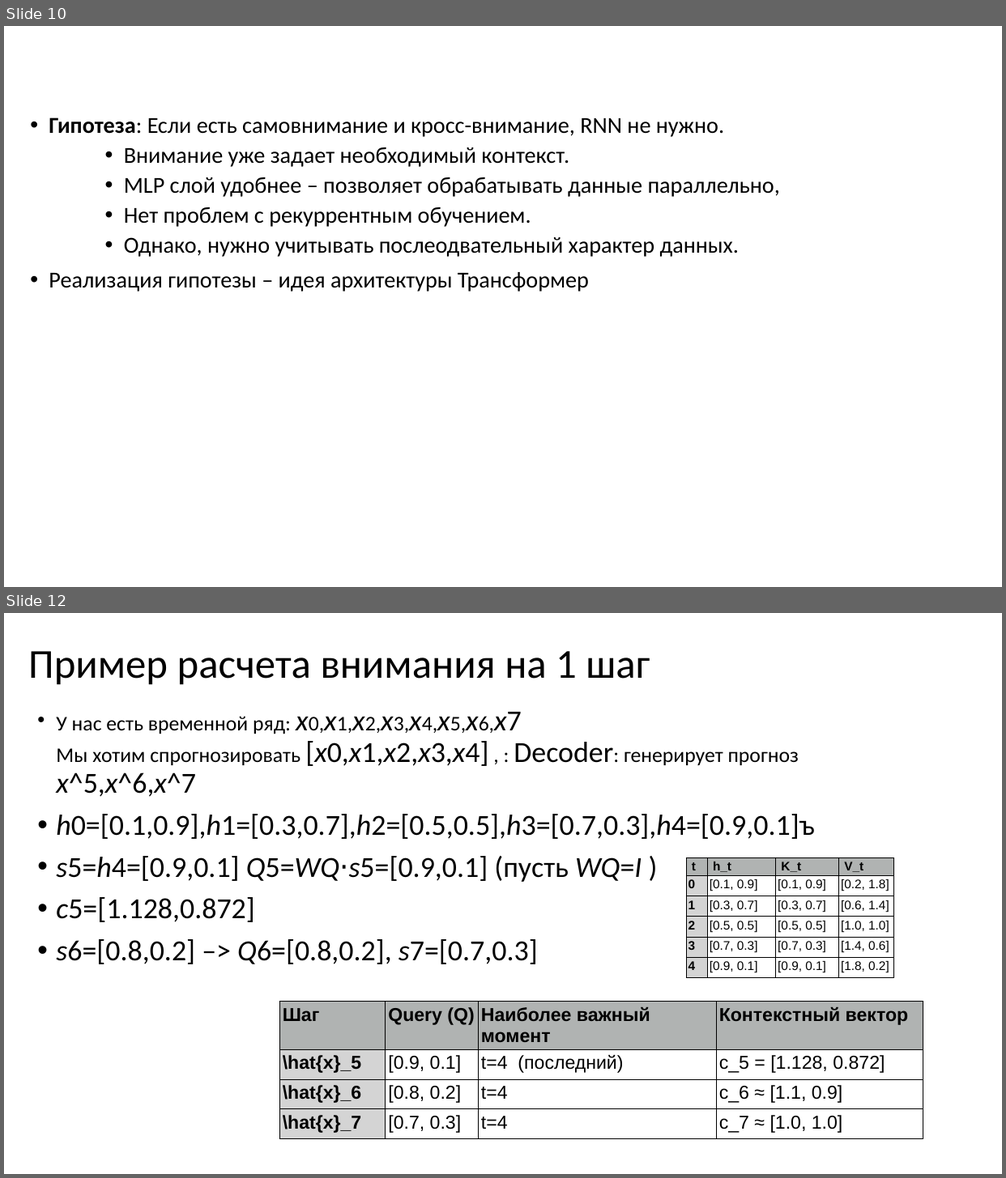
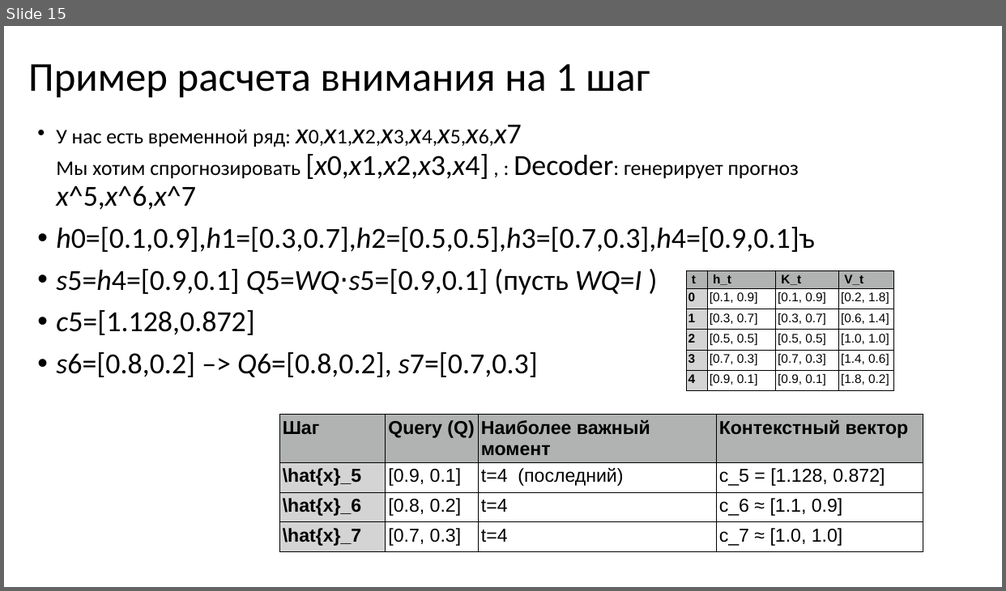
Before and after one commit to MVRonkin/TimeSeriesCourse, a slide deck: 2025/LEC/07-3 Transformers.pptx. Shown one above the other, each under a label of ours: slides 10 and 12 before the commit, slide 15 after it; the slides between them are not shown. The pictures are 1006x1178 and 1006x591 pixels, drawn with LibreOffice and Linux fonts; fonts in the diff are those of the drawing. Boxes give left, top, right and bottom in pixels: in the first picture for what was removed or moved away, otherwise in the second. Text is boxed around its words. In the diff, an @@ line names an element or a change of style, - is before the commit and + after.

```diff
--- a/2025/LEC/07-3 Transformers.pptx
+++ b/2025/LEC/07-3 Transformers.pptx
@@ slide 10 removed at box(4, 26, 1002, 587), background #FFFFFF @@
@@ text removed at box(49, 118, 780, 292) @@
-• Гипотеза: Если есть самовнимание и кросс-внимание, RNN не нужно.
-    • Внимание уже задает необходимый контекст.
-    • MLP слой удобнее – позволяет обрабатывать данные параллельно,
-    • Нет проблем с рекуррентным обучением.
-    • Однако, нужно учитывать послеодвательный характер данных.
-• Реализация гипотезы – идея архитектуры Трансформер
@@ what was slide 12 is now slide 15 @@
```
Also in this commit, not shown: 4 slides changed, 6 slides added, 1 other slide removed.
